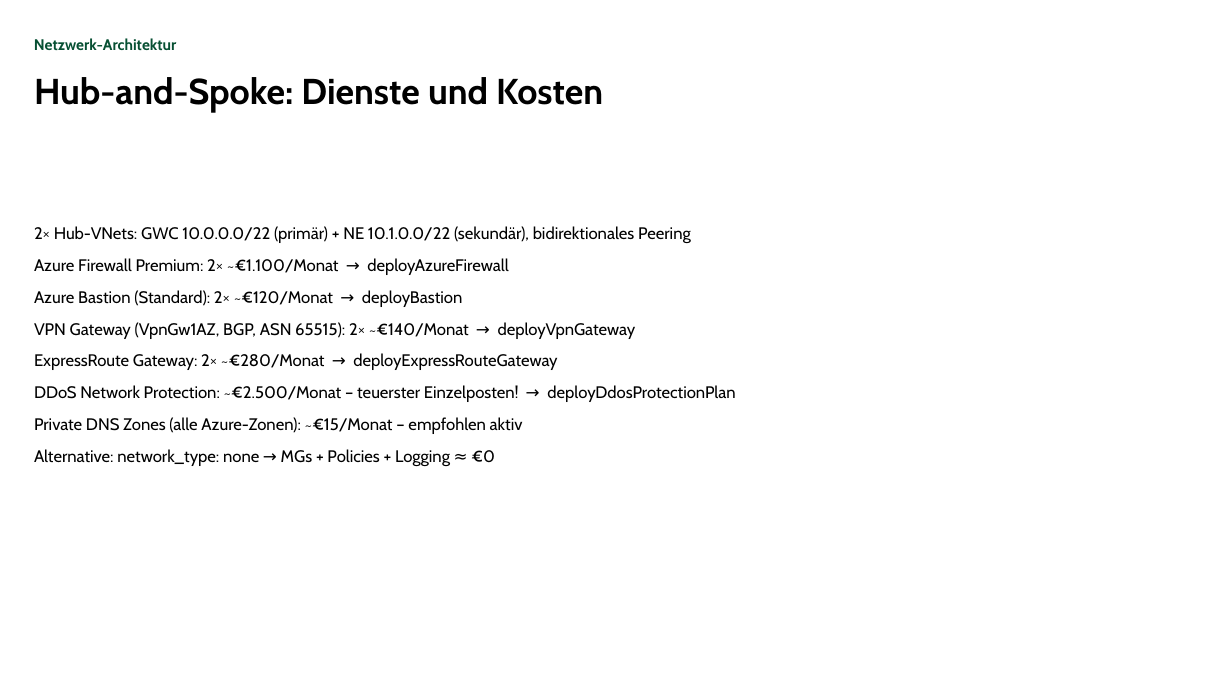
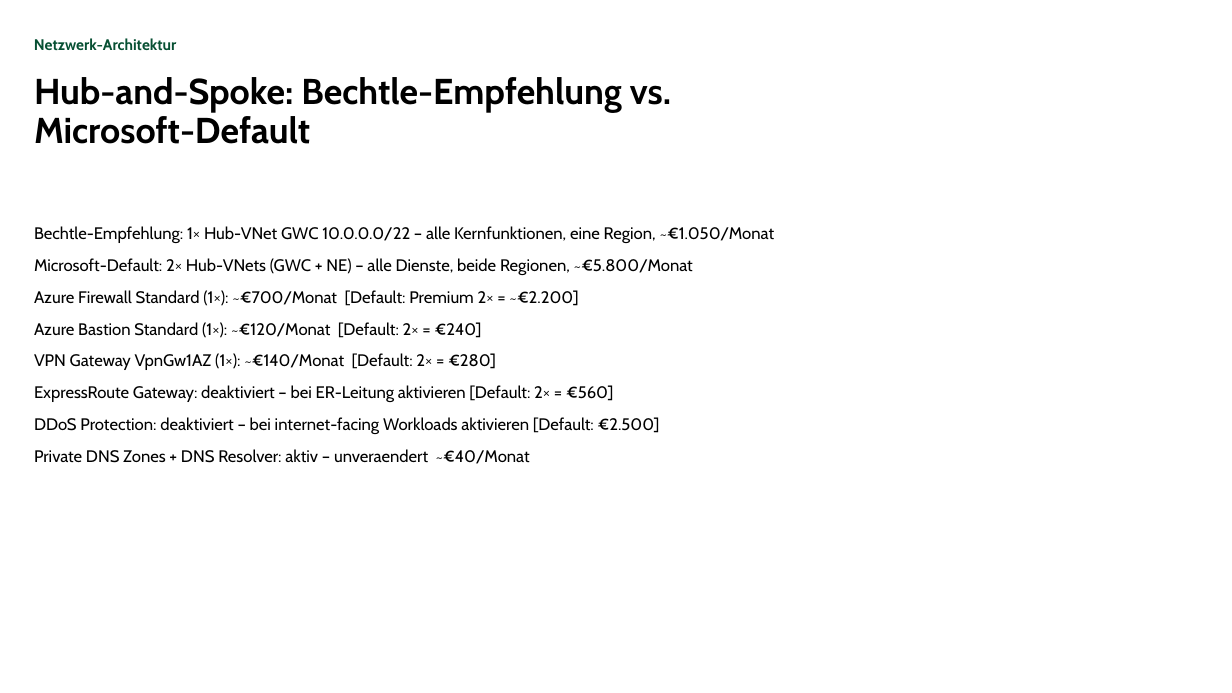
Before and after one commit to YannickBeck/azure-landing-zone, a slide deck: slide 14 of docs/konzept/Powerpoint/Azure-Landing-Zone-Konzept.pptx. Drawn at 1232x693 pixels with LibreOffice and Linux fonts; fonts in the diff are those of the drawing; background and template pictures are left out. Boxes give left, top, right and bottom in pixels: in the first picture for what was removed or moved away, otherwise in the second. Text is boxed around its words. In the diff, an @@ line names an element or a change of style, - is before the commit and + after.

```diff
--- a/docs/konzept/Powerpoint/Azure-Landing-Zone-Konzept.pptx
+++ b/docs/konzept/Powerpoint/Azure-Landing-Zone-Konzept.pptx
@@ title at (x1=34, y1=77, x2=671, y2=144): text changed @@
-Hub-and-Spoke: Dienste und Kosten
+Hub-and-Spoke: Bechtle-Empfehlung vs. Microsoft-Default
@@ text at (x1=34, y1=226, x2=775, y2=464): text changed @@
-2× Hub-VNets: GWC 10.0.0.0/22 (primär) + NE 10.1.0.0/22 (sekundär), bidirektionales Peering
-Azure Firewall Premium: 2× ~€1.100/Monat → deployAzureFirewall
-Azure Bastion (Standard): 2× ~€120/Monat → deployBastion
-VPN Gateway (VpnGw1AZ, BGP, ASN 65515): 2× ~€140/Monat → deployVpnGateway
-ExpressRoute Gateway: 2× ~€280/Monat → deployExpressRouteGateway
-DDoS Network Protection: ~€2.500/Monat – teuerster Einzelposten! → deployDdosProtectionPlan
-Private DNS Zones (alle Azure-Zonen): ~€15/Monat – empfohlen aktiv
-Alternative: network_type: none → MGs + Policies + Logging ≈ €0
+Bechtle-Empfehlung: 1× Hub-VNet GWC 10.0.0.0/22 – alle Kernfunktionen, eine Region, ~€1.050/Monat
+Microsoft-Default: 2× Hub-VNets (GWC + NE) – alle Dienste, beide Regionen, ~€5.800/Monat
+Azure Firewall Standard (1×): ~€700/Monat [Default: Premium 2× = ~€2.200]
+Azure Bastion Standard (1×): ~€120/Monat [Default: 2× = €240]
+VPN Gateway VpnGw1AZ (1×): ~€140/Monat [Default: 2× = €280]
+ExpressRoute Gateway: deaktiviert – bei ER-Leitung aktivieren [Default: 2× = €560]
+DDoS Protection: deaktiviert – bei internet-facing Workloads aktivieren [Default: €2.500]
+Private DNS Zones + DNS Resolver: aktiv – unveraendert ~€40/Monat
```
Also in this commit, not shown: 3 other slides changed, 3 other files.
